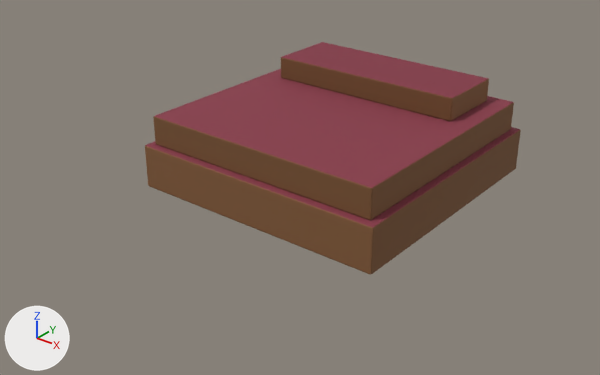
A saved change to the FBX model Assets/Resources/Models/Bed.fbx.
Rendered twice from a camera (50 mm lens) standing at (1.514, -2.091, 1.21) and looking at (-0.047, -0.139, 0.001). Lighting does not change. The marker at lower left points along +X, +Y and +Z. The first picture is the older version. Objects named as collision shapes, trigger or cutter boxes, shadow casters or lower levels of detail are left out. Where no turn or scale is listed for an object, it has been applied to the vertices.

Names of what the first picture shows: 'Bed'.
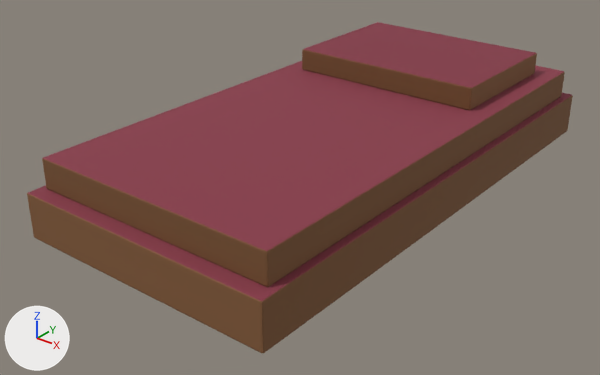
The change, as a list of edits to the scene's bpy script:
```text
Change me_bed_001:
    used by ob_bed; location = (0.0, 0.0, 0.0)
    remove me_bed_001.from_pydata(...)  # 168 vertices, 162 faces; spans x -0.45..0.45, y -0.45..0.45, z 0.0..0.33
    add me_bed_001.from_pydata(...)  # 168 vertices, 162 faces; spans x -0.45..0.45, y -0.9..0.9, z 0.0..0.33
    me_bed_001 part 1: all 28 vertices in x -0.45..0.45, y -0.45..-0.445, z 0.0..0.15 are moved by (0.0, -0.45, 0.0)
    me_bed_001 part 2: all 28 vertices in x -0.425..0.425, y -0.425..-0.42, z 0.15..0.25 are moved by (0.0, -0.425, 0.0)
    me_bed_001 part 3: all 28 vertices in x -0.35..0.35, y 0.125..0.13, z 0.25..0.33 are moved by (0.0, 0.125, 0.0)
    me_bed_001 part 4: all 28 vertices in x -0.35..0.35, y 0.37..0.375, z 0.25..0.33 are moved by (0.0, 0.375, 0.0)
    me_bed_001 part 5: all 28 vertices in x -0.425..0.425, y 0.42..0.425, z 0.15..0.25 are moved by (0.0, 0.425, 0.0)
    me_bed_001 part 6: all 28 vertices in x -0.45..0.45, y 0.445..0.45, z 0.0..0.15 are moved by (0.0, 0.45, 0.0)
```

Location of each change, [x1, y1, x2, y2] in pixels of the pictures (600 x 375 px; the box of a moved part takes in the faces that stretch with it):
'Bed', reshaped (45% wider, 42% taller): before [145, 42, 521, 275]; after [27, 22, 573, 353]
part 1 of me_bed_001, moved or reshaped: before [145, 145, 374, 275]; after [27, 192, 264, 353]
part 2 of me_bed_001, moved or reshaped: before [153, 116, 373, 220]; after [42, 157, 269, 287]
part 3 of me_bed_001, moved or reshaped: before [281, 57, 453, 121]; after [302, 49, 472, 110]
part 4 of me_bed_001, moved or reshaped: before [282, 42, 489, 121]; after [305, 22, 537, 110]
part 5 of me_bed_001, moved or reshaped: before [155, 69, 514, 220]; after [44, 61, 565, 286]
part 6 of me_bed_001, moved or reshaped: before [147, 127, 521, 274]; after [29, 93, 573, 353]
